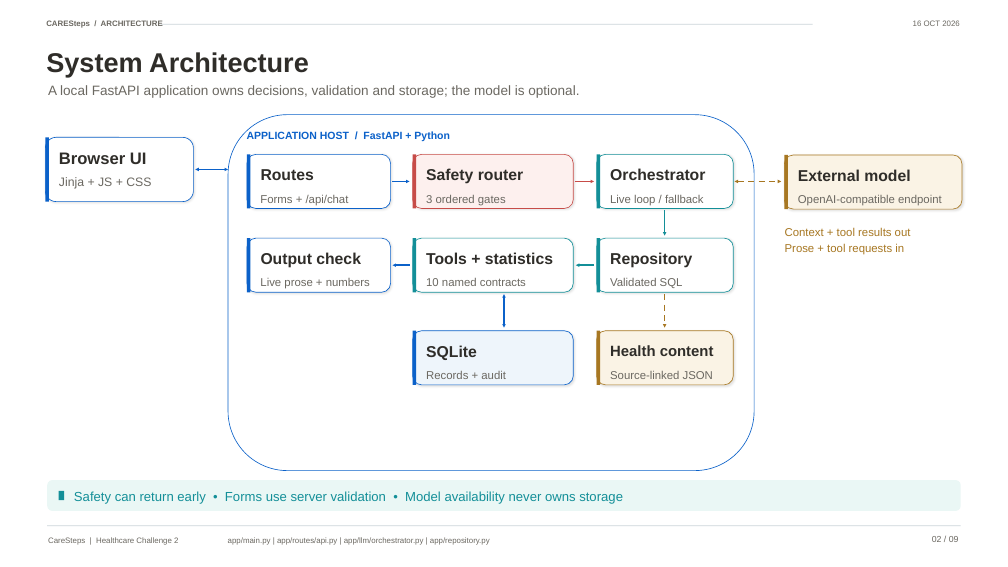
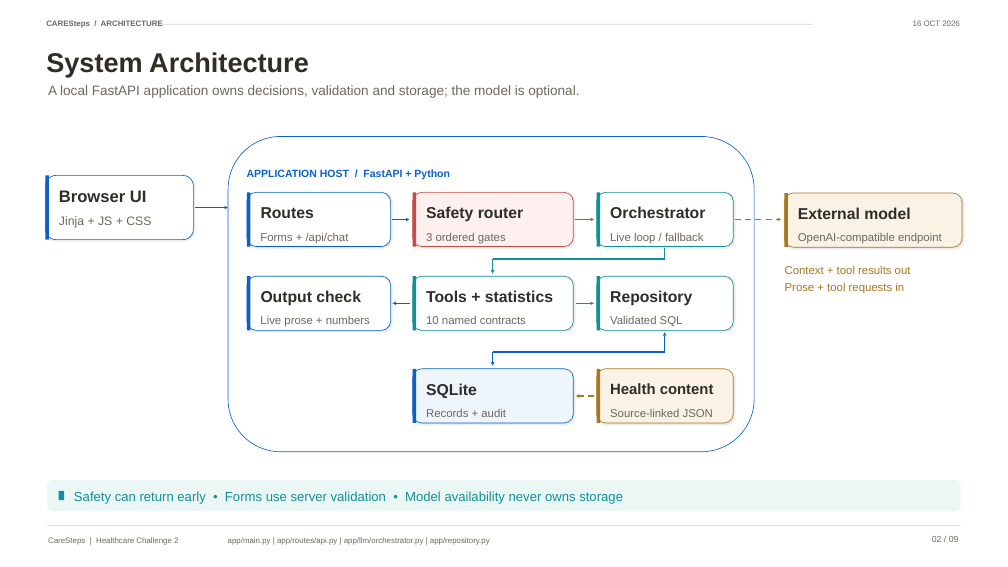
Before and after one commit to MegaArn1/caresteps, a slide deck: slide 2 of submission/architecture-diagram/CareSteps_Architecture_Diagram.pptx. Drawn at 1008x567 pixels with LibreOffice and Linux fonts; fonts in the diff are those of the drawing; background and template pictures are left out. Boxes give left, top, right and bottom in pixels: in the first picture for what was removed or moved away, otherwise in the second. Text is boxed around its words. In the diff, an @@ line names an element or a change of style, - is before the commit and + after.

Commit message:
docs: finalize public submission package
Refresh the public development workflow and evidence cover, add the source
repository URL, and synchronize the saved presentation with validated exports.
Keep the existing WorkBuddy task descriptions scoped to the recorded work.

Validation: 9-slide architecture export, 235 rendered text frames, 65 unchanged
runtime/test/content fingerprints, evidence PDF text and local documentation links.

```diff
--- a/submission/architecture-diagram/CareSteps_Architecture_Diagram.pptx
+++ b/submission/architecture-diagram/CareSteps_Architecture_Diagram.pptx
@@ rounded rectangle: place and size @@
-rounded rectangle at box(228, 115, 754, 471)
+rounded rectangle at box(228, 137, 754, 452)
@@ double arrow (195, 207) - (228, 207): double arrow to arrow @@
@@ 8 texts: place and size @@
-8 texts at box(59, 152, 705, 206)
+8 texts at box(59, 190, 705, 244)
@@ double arrow (735, 219) - (781, 219): double arrow to arrow @@
@@ line added from (665, 259) to (493, 259), #138F98 1.7 pt @@
@@ arrow added from (493, 259) to (493, 273), #138F98 1.7 pt @@
@@ arrow moved from (665, 210) - (665, 236) to (665, 248) - (665, 259) @@
@@ arrow (665, 248) - (665, 259): arrow to line @@
@@ 14 texts, 10 rounded rectangles, 10 rectangles, 6 arrows: place and size @@
-14 texts, 10 rounded rectangles, 10 rectangles, 6 arrows at box(45, 131, 962, 385)
+14 texts, 10 rounded rectangles, 10 rectangles, 6 arrows at box(45, 169, 962, 423)
@@ double arrow moved from (504, 294) - (504, 328) to (493, 352) - (493, 365) @@
@@ double arrow (493, 352) - (493, 365): double arrow to arrow @@
@@ line added from (665, 352) to (493, 352), #0B61C9 1.7 pt @@
@@ arrow moved from (665, 294) - (665, 328) to (665, 332) - (665, 352) @@
@@ arrow (665, 332) - (665, 352): stroke #A77722 1.7 pt dashed to #0B61C9 1.7 pt; arrowheads changed @@
@@ arrow added from (594, 396) to (576, 396), #A77722 1.7 pt dashed @@
```
Also in this commit, not shown: 4 other slides changed, 26 other files.
